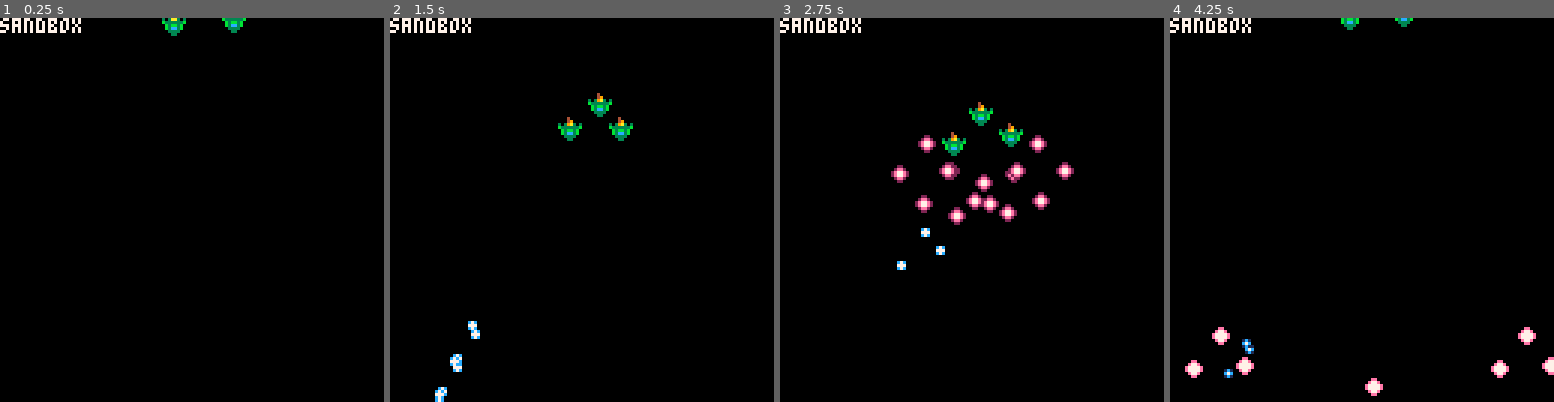
Above: before the commit, frames 1-4 (left to right).
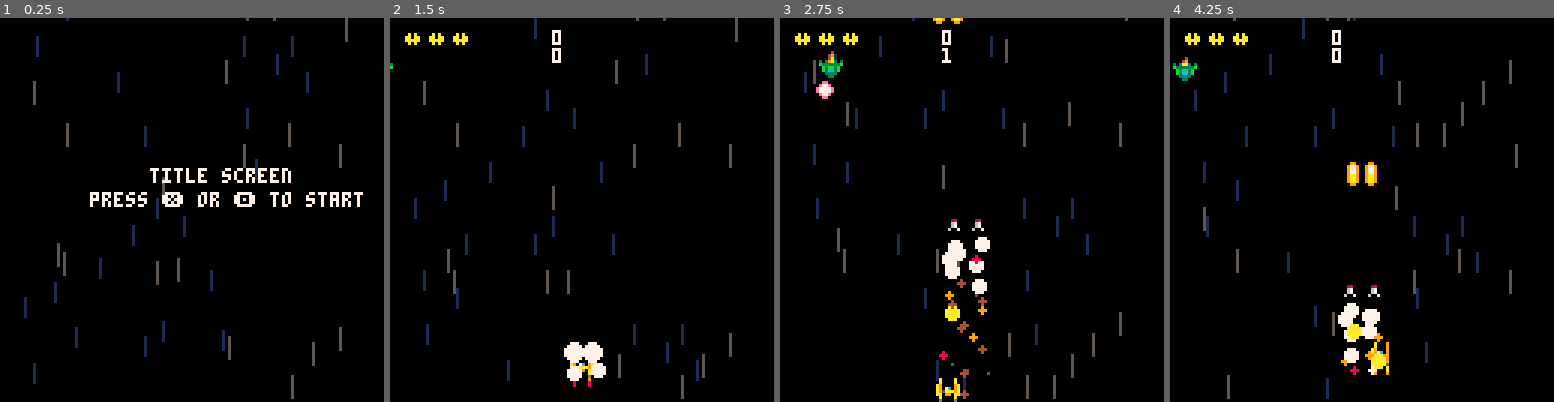
Above: after the commit, the same moments.

Repository: jmcarlson0320/pico8_dev
Game: PICO-8 cartridge shooter.p8
Same seed, same stepped clock (60 frames per second), same inputs: the game is played once before the commit and once after it.
Inputs:
- Up to frame 1 (0.25 s): no input
- Up to frame 2 (1.5 s): tap O (Z key) at 0.33, 0.7, 1.43 s; tap X (X key) at 1.07 s
- Up to frame 3 (2.75 s): hold Left 1.97-2.37 s; tap X (X key) at 2.07, 2.4, 2.73 s; tap O (Z key) at 2.22 s; hold Down from 2.42 s (still down)
- Up to frame 4 (4.25 s): release Down at 2.82 s; hold Right 2.87-3.53 s; tap X (X key) every 0.33 s from 3.07 to 4.07 s; tap O (Z key) at 3.1, 3.98 s; hold Up 3.58-4.08 s; hold Right from 4.13 s (still down)

The runs differ from the first frame. In frame 1, 4.2% of the frame differs, in the area x 0-95%, y 0-100%; in frame 2, 4.3%; in frame 3, 7.2%, in the area x 0-91%, y 0-100%; in frame 4, 5.7%.

Commit message:
Enemy types

Diff:
--- a/shooter.p8
+++ b/shooter.p8
@@ -6,7 +6,6 @@
 -- todo
 -- all enemy sprites should be bigger
 -- rotate enemy sprite based on dir
--- more enemy types
 -- player ship explosion
 -- power ups
 -- weapon component
@@ -15,7 +14,7 @@
 
 function _init()
     t=0
-    init_sandbox()
+    init_title()
 end
 
 function _update()
@@ -78,7 +77,7 @@
     _drw = draw_play
     t = 0
     lives = 3
-    score = 10000
+    score = 0
     particles = {}
     missiles = {}
     enemies = {}
@@ -152,7 +151,31 @@
 -- enemies
 enemies = {}
 
-function add_intercepter(x, y, brain)
+interceptor = {
+    hp = 4,
+    score = 50,
+    sprite = 81,
+    hitbox = {
+        x0 = 0,
+        y0 = 0,
+        x1 = 7,
+        y1 = 6
+    }
+}
+
+striker = {
+    hp = 25,
+    score = 100,
+    sprite = 65,
+    hitbox = {
+        x0 = 0,
+        y0 = 0,
+        x1 = 7,
+        y1 = 6
+    }
+}
+
+function add_enemy(enemy_type, x, y, brain)
     local e = {}
     e.x = x
     e.y = y
@@ -161,16 +184,11 @@
     e.max_speed = 0
     e.decel = 0
     e.accel = 0
-    e.hp = 16
-    e.score = 10
-    e.sprite = 81
+    e.hp = enemy_type.hp
+    e.score = enemy_type.score
+    e.sprite = enemy_type.sprite
     e.drift_params = create_slow_drift()
-    e.hitbox = {
-        x0 = 0,
-        y0 = 0,
-        x1 = 7,
-        y1 = 6
-    }
+    e.hitbox = enemy_type.hitbox
     e.flash = 0
     e.brain = brain
     e.brain_inst_pointer = 1
@@ -186,6 +204,7 @@
 function update_enemy(e)
     if e.hp <= 0 then
         explode_enemy(e)
+        score += e.score
         return
     end
     if e.wait_timer > 0 then
@@ -858,7 +877,7 @@
 function spawn_wave_left(y_coor)
     for i = 1, 4 do
         local f = function()
-            add_intercepter(-8, y_coor + (i - 1) * 15, fly_right)
+            add_enemy(interceptor, -8, y_coor + (i - 1) * 15, fly_right)
         end
         schedule_event(t + (i - 1) * 15, f)
     end
@@ -867,16 +886,16 @@
 function spawn_wave_right(y_coor)
     for i = 1, 4 do
         local f = function()
-            add_intercepter(136, y_coor + (i - 1) * 15, fly_left)
+            add_enemy(interceptor, 136, y_coor + (i - 1) * 15, fly_left)
         end
         schedule_event(t + (i - 1) * 15, f)
     end
 end
 
 function spawn_triplet(x_coor)
-    add_intercepter(x_coor + 10, -8, flyin_flyout)
-    add_intercepter(x_coor - 10, -8, flyin_flyout)
-    add_intercepter(x_coor, -18, flyin_flyout)
+    add_enemy(striker, x_coor + 10, -8, flyin_flyout)
+    add_enemy(striker, x_coor - 10, -8, flyin_flyout)
+    add_enemy(striker, x_coor, -18, flyin_flyout)
 end
 
 --stages
